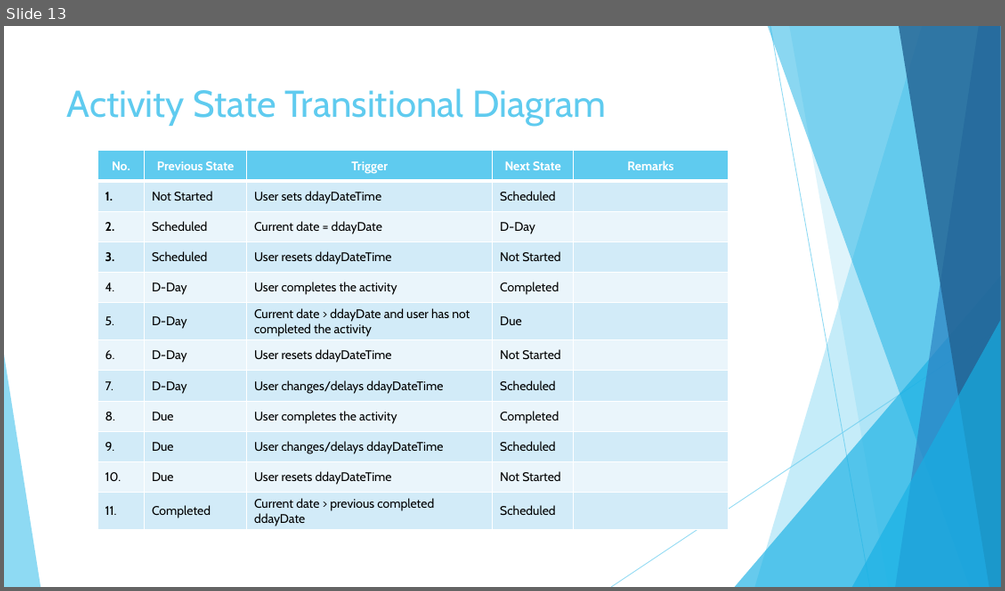
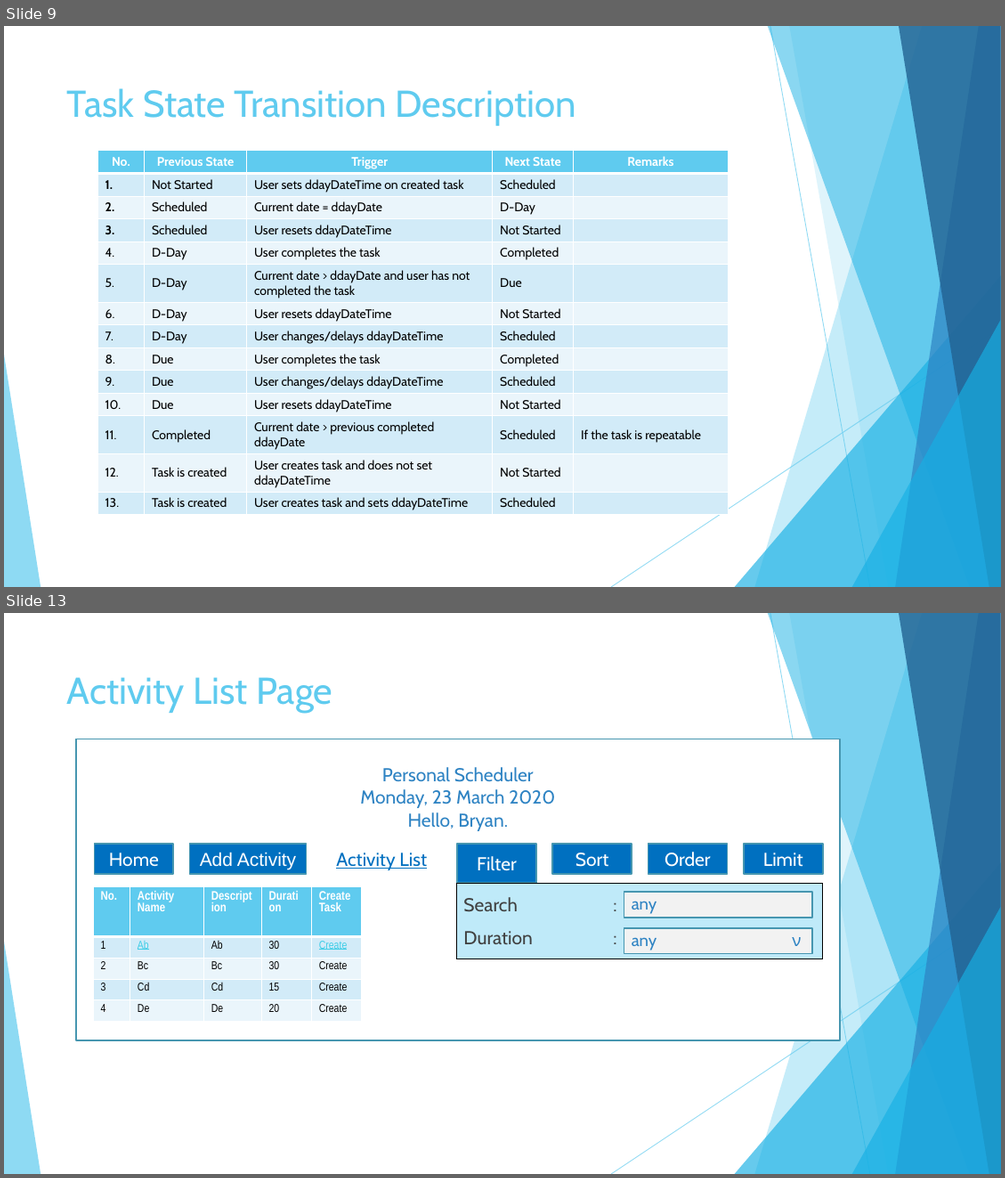
Before and after one commit to bryanbezter/personal-scheduler, a slide deck: Documentation v1.0.pptx. Shown one above the other, each under a label of ours: slide 13 before the commit, slides 9 and 13 after it; the slides between them are not shown. The pictures are 1005x591 and 1005x1178 pixels, drawn with LibreOffice and Linux fonts; fonts in the diff are those of the drawing. Boxes give left, top, right and bottom in pixels: in the first picture for what was removed or moved away, otherwise in the second. Text is boxed around its words. In the diff, an @@ line names an element or a change of style, - is before the commit and + after.

Commit message:
Update documentation
- Finish UI design
- Update db design
- Update state diagram
- Update functional design

```diff
--- a/Documentation v1.0.pptx
+++ b/Documentation v1.0.pptx
@@ slide 13 added at <box>4,613,1001,1174</box>, background #FFFFFF; not listed: 10 template elements that a slide beside it also shows @@
@@ title added at <box>67,677,332,713</box>, 36 pt, text #5FCBEF @@
+Activity List Page
@@ rectangle added at <box>76,738,840,1040</box>, fill #FFFFFF, outline #4696B1 1.5 pt @@
@@ rectangle added at <box>332,772,583,821</box>, fill #FFFFFF, outline #FFFFFF 1.5 pt, 18 pt, text #2E83C3 @@
+Personal Scheduler
+Monday, 23 March 2020
+Hello, Bryan.
@@ rectangle added at <box>95,844,174,874</box>, fill #0070C0, outline #4696B1 1.5 pt, 18 pt, text #FFFFFF @@
+Home
@@ rectangle added at <box>189,844,306,874</box>, fill #0070C0, outline #4696B1 1.5 pt, 18 pt, text #FFFFFF @@
+Add Activity
@@ text added at <box>336,852,427,870</box>, 18 pt, text #0070C0, underline @@
+Activity List
@@ rectangle added at <box>457,844,536,883</box>, fill #0070C0, outline #4696B1 1.5 pt, 18 pt, text #FFFFFF @@
+Filter
@@ rectangle added at <box>552,844,631,874</box>, fill #0070C0, outline #4696B1 1.5 pt, 18 pt, text #FFFFFF @@
+Sort
@@ rectangle added at <box>647,844,727,874</box>, fill #0070C0, outline #4696B1 1.5 pt, 18 pt, text #FFFFFF @@
+Order
@@ rectangle added at <box>744,844,823,874</box>, fill #0070C0, outline #4696B1 1.5 pt, 18 pt, text #FFFFFF @@
+Limit
@@ table added at <box>93,887,362,1022</box>, 5 rows, 5 columns @@
+No. | Activity Name | Description | Duration | Create Task
+1 | Ab | Ab | 30 | Create
+2 | Bc | Bc | 30 | Create
+3 | Cd | Cd | 15 | Create
+4 | De | De | 20 | Create
@@ text added at <box>456,883,823,959</box>, fill #BFEAF9, outline #000000 0.75 pt, 18 pt, text #404040 @@
+Search :
+Duration :
@@ rectangle added at <box>624,892,812,917</box>, fill #F2F2F2, outline #4696B1 1.5 pt, 16 pt, text #2E83C3 @@
+any
@@ rectangle added at <box>624,928,812,953</box>, fill #F2F2F2, outline #4696B1 1.5 pt, 16 pt, text #2E83C3 @@
+any ν
@@ what was slide 13 is now slide 9 @@
@@ slide 9 changed as well @@
@@ title at <box>67,88,576,126</box>: text changed @@
-Activity State Transitional Diagram
+Task State Transition Description
@@ table at <box>97,151,728,514</box> @@
-row 2, column 3: User sets ddayDateTime
+row 2, column 3: User sets ddayDateTime on created task
-row 5, column 3: User completes the activity
+row 5, column 3: User completes the task
-row 6, column 3: Current date > ddayDate and user has not completed the activity
+row 6, column 3: Current date > ddayDate and user has not completed the task
-row 9, column 3: User completes the activity
+row 9, column 3: User completes the task
-row 12: 11. | Completed | Current date > previous completed ddayDate | Scheduled | 
+row 12: 11. | Completed | Current date > previous completed ddayDate | Scheduled | If the task is repeatable
+row 13: 12. | Task is created | User creates task and does not set ddayDateTime | Not Started | 
+row 14: 13. | Task is created | User creates task and sets ddayDateTime | Scheduled | 
```
Also in this commit, not shown: 8 other slides changed, 11 other slides added, 6 slides removed.
